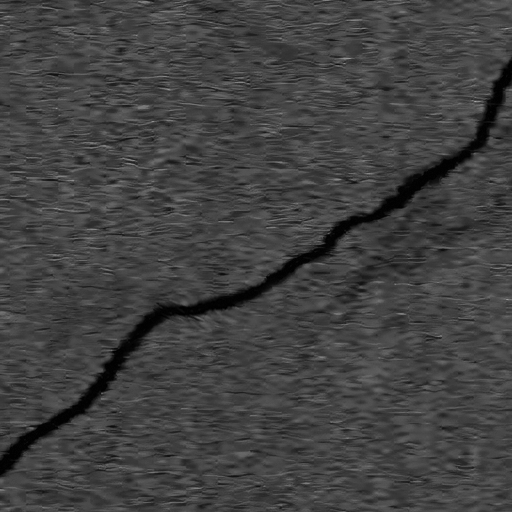
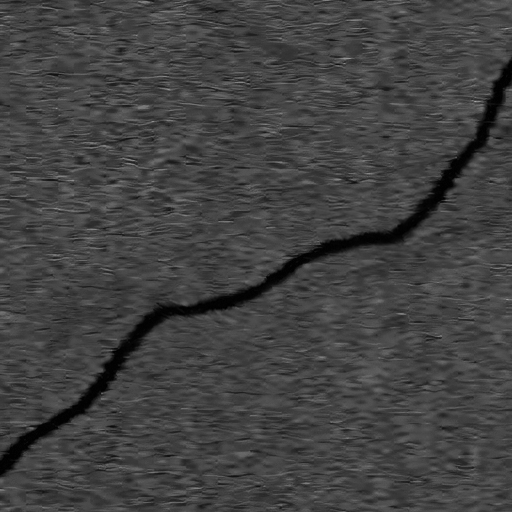
Layered file, before and after one edit (w=512, h=512). Changes by layer:
removed group "Group 1" (2 layers) over 140, 136, 512, 368
removed layer "Layer 2" (in "Group 1") from group "Group 1" over 140, 211, 305, 367
renamed "Layer 1 copy" to "Layer 2", moved it out of group "Group 1", painted on it over 140, 136, 512, 368
painted on "Layer 1" over 140, 136, 512, 368
